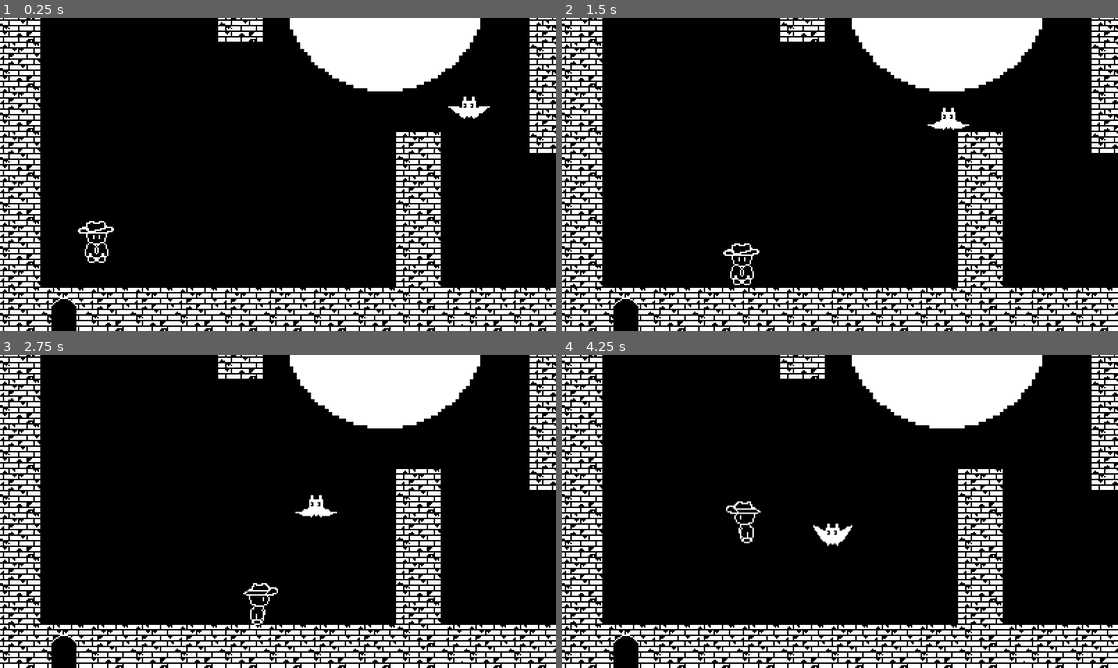
Above: before the commit, frames 1-4 (two rows, left to right).
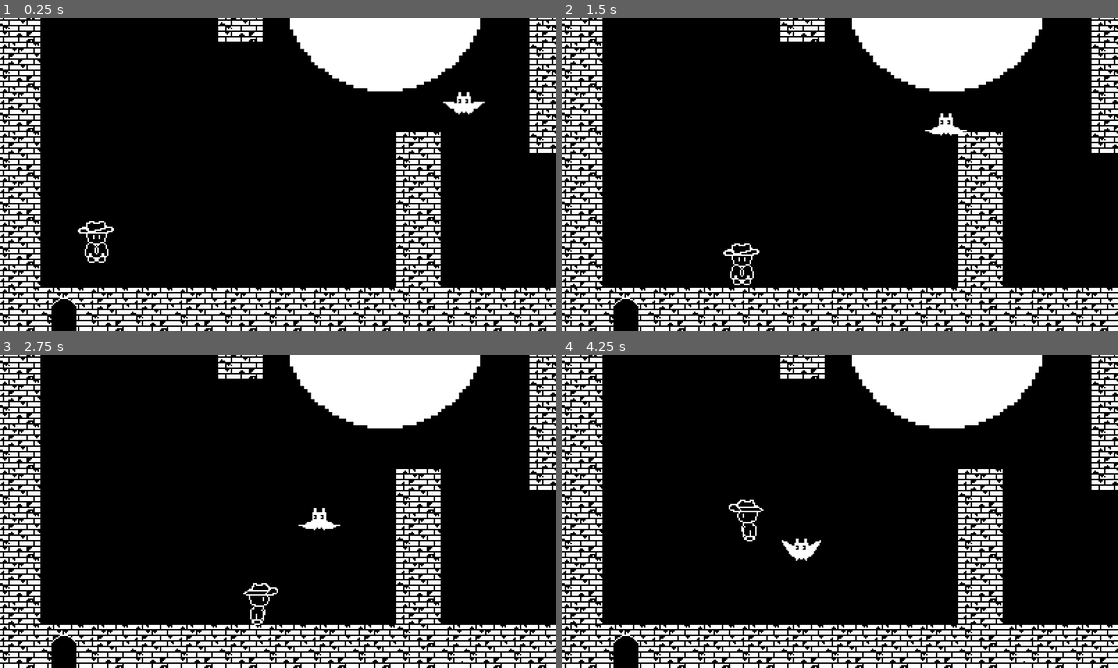
Above: after the commit, the same moments.

Repository: Tracychun13/twilight-tower
Game: Godot game, scene res://scenes/game_level_1.tscn
Two runs of this game, one before a commit and one after it. Both use one fixed random seed, a clock stepped at 60 frames per second and the inputs below.
Inputs:
- Up to frame 1 (0.25 s): no input
- Up to frame 2 (1.5 s): hold D (right) 0.53-1.28 s; hold K (attack) 0.53-1.28 s; hold S (down) from 1.28 s (still down); tap J (shield) at 1.35 s
- Up to frame 3 (2.75 s): release S (down) at 2.03 s; hold D (right) from 2.03 s (still down); hold K (attack) from 2.03 s (still down)
- Up to frame 4 (4.25 s): release D (right) at 2.78 s; release K (attack) at 2.78 s; hold W (up) 2.78-3.53 s; tap J (shield) at 2.85 s; hold A (left) from 3.53 s (still down); hold K (attack) from 3.53 s (still down)

The runs differ from the first frame. In frame 1, 0.3% of the frame differs, in the area x 79-89%, y 23-33%; in frame 2, 0.2%; in frame 3, 0.4%; in frame 4, 0.9%, in the area x 29-53%, y 46-66%.

Commit message:
changed the hitbox for the bat

Diff:
--- a/twilight-tower/scenes/bat.tscn
+++ b/twilight-tower/scenes/bat.tscn
@@ -53,6 +53,9 @@
 "speed": 10.0
 }]
 
+[sub_resource type="CircleShape2D" id="CircleShape2D_1qupw"]
+radius = 7.0
+
 [node name="Bat" type="CharacterBody2D"]
 collision_mask = 3
 motion_mode = 1
@@ -60,7 +63,6 @@
 script = ExtResource("1_w8dxn")
 
 [node name="AnimatedSprite2D" type="AnimatedSprite2D" parent="."]
-position = Vector2(1, -16)
 sprite_frames = SubResource("SpriteFrames_ddfov")
 animation = &"idle"
 autoplay = "idle"
@@ -69,11 +71,11 @@
 [node name="NavigationAgent2D" type="NavigationAgent2D" parent="."]
 target_desired_distance = 21.0
 
+[node name="CollisionShape2D" type="CollisionShape2D" parent="."]
+shape = SubResource("CircleShape2D_1qupw")
+
 [node name="Timer" type="Timer" parent="."]
 wait_time = 0.5
 autostart = true
 
-[node name="CollisionPolygon2D" type="CollisionPolygon2D" parent="."]
-polygon = PackedVector2Array(-10, -14, -5, -8, 8, -8, 12, -14, 16, -22, 15, -24, -13, -24, -14, -22)
-
 [connection signal="timeout" from="Timer" to="." method="_on_timer_timeout"]
--- a/twilight-tower/scenes/character.tscn
+++ b/twilight-tower/scenes/character.tscn
@@ -331,4 +331,4 @@
 [node name="CollisionPolygon2D" type="CollisionPolygon2D" parent="."]
 position = Vector2(4, -18)
 scale = Vector2(1, 1.14904)
-polygon = PackedVector2Array(-6, 11.3138, -7, 6.96234, -7, -1.74059, -12, -8.70293, -6, -13, -4, -14.795, 1, -14.795, 5, -14.795, 8, -12.1841, 13, -12.1841, 13, -7.83264, 9, -4.35146, 5, 0.870293, 4, 6.09205, 4, 8.70293, 2, 11.3138)
+polygon = PackedVector2Array(-6, 11.3138, -7, 6.96234, -7, -1.74059, -12, -8.70293, -6, -13, 1, -14.795, 5, -14.795, 8, -12.1841, 7, -4.35146, 5, 0.870293, 4, 6.09205, 4, 8.70293, 2, 11.3138)
--- a/twilight-tower/scenes/game_level_1.tscn
+++ b/twilight-tower/scenes/game_level_1.tscn
@@ -522,18 +522,21 @@
 limit_bottom = 185
 limit_smoothed = true
 
-[node name="light" parent="." instance=ExtResource("4_jcbiw")]
+[node name="light" parent="." node_paths=PackedStringArray("player", "bat", "ghost") instance=ExtResource("4_jcbiw")]
 position = Vector2(-23, -53)
 scale = Vector2(1.08, 1)
 collision_mask = 6
+player = NodePath("../Player")
+bat = NodePath("../Bat")
+ghost = NodePath("../Ghost")
 
 [node name="hole" parent="." instance=ExtResource("5_owri1")]
 position = Vector2(219, 109)
 
-[node name="Bat" parent="." instance=ExtResource("6_ucxug")]
-position = Vector2(48, 42)
-collision_layer = 5
+[node name="Bat" parent="." node_paths=PackedStringArray("player") instance=ExtResource("6_ucxug")]
+position = Vector2(45, 18)
 safe_margin = 2.0
+player = NodePath("../Player")
 
 [node name="Ghost" parent="." node_paths=PackedStringArray("player", "hole") instance=ExtResource("7_ybydf")]
 position = Vector2(193, 115)
@@ -542,12 +545,12 @@
 home = Vector2(220, 110)
 
 [node name="Next_Level" type="Area2D" parent="."]
-position = Vector2(48, 42)
+position = Vector2(47, 50)
 collision_mask = 2
 script = ExtResource("8_ss6lk")
 
 [node name="CollisionShape2D" type="CollisionShape2D" parent="Next_Level"]
-position = Vector2(193.5, -212.5)
+position = Vector2(194, -220)
 shape = SubResource("RectangleShape2D_gdh20")
 
 [node name="BackgroundScore" parent="." instance=ExtResource("9_mmbuv")]
--- a/twilight-tower/scenes/ghost.tscn
+++ b/twilight-tower/scenes/ghost.tscn
@@ -36,11 +36,12 @@
 frame_progress = 0.309421
 
 [node name="Area2D" type="Area2D" parent="."]
-collision_mask = 3
+collision_layer = 7
+collision_mask = 2
 
 [node name="CollisionPolygon2D" type="CollisionPolygon2D" parent="Area2D"]
 z_as_relative = false
-polygon = PackedVector2Array(-9, -14, -9, -6, 11, -6, 11, -14, 10, -22, 6, -28, -4, -28, -8, -23)
+polygon = PackedVector2Array(-8, -14, -8, -6, 10, -6, 10, -14, 10, -22, 6, -28, -4, -28, -8, -23)
 
 [node name="Timer" type="Timer" parent="."]
 wait_time = 5.0
--- a/twilight-tower/scripts/bat.gd
+++ b/twilight-tower/scripts/bat.gd
@@ -3,17 +3,14 @@
 
 const SPEED = 50.0
 var health = 100.0
-@onready var player = $"../Player"
+@export var player: CharacterBody2D
 @onready var navigation_agent_enemy_1: NavigationAgent2D = $NavigationAgent2D
 @onready var timer = $Timer
 
-func _ready() -> void:
+func _physics_process(_delta: float) -> void:
 	find_hero()
-
-func _physics_process(_delta: float) -> void:
 	if navigation_agent_enemy_1.is_navigation_finished():
 		return
-		#find_hero()
 	var next_pos = navigation_agent_enemy_1.get_next_path_position()
 	var direction := global_position.direction_to(next_pos)
 
@@ -23,7 +20,5 @@
 func find_hero() -> void:
 	navigation_agent_enemy_1.target_position = player.global_position
 
-
-
 func _on_timer_timeout() -> void:
 	find_hero()
--- a/twilight-tower/scripts/character.gd
+++ b/twilight-tower/scripts/character.gd
@@ -3,7 +3,6 @@
 const SPEED = 80.0
 const ZERO_VEC = Vector2(0.0, 0.0)
 var is_attacking = false
-var is_in_light = false
 var can_attack = false
 var is_captured_by_ghost = false
 var health = 100;
--- a/twilight-tower/scripts/ghost.gd
+++ b/twilight-tower/scripts/ghost.gd
@@ -12,32 +12,27 @@
 func _ready() -> void:
 	set_process(true)
 
-
-
 func _process(delta: float) -> void:
 	if not is_waiting:
-		print("Moving to player")
 		var target_direction = (player.position-self.position).normalized()
 		if has_grabbed:
 			target_direction = (home-self.position).normalized()
 		velocity = target_direction*SPEED
 	else:
-		print("Moving back")
 		velocity = ((home-self.position).normalized()*HALF_SPEED)
 
 	self.translate(velocity*delta)
 
 func _on_timer_timeout() -> void:
-	print("timeout")
-	is_waiting = not is_waiting
-
-
+	if is_waiting and randf() > 0.4:
+		is_waiting = false
+	elif not is_waiting:
+		is_waiting = true
 
 func _on_area_2d_body_entered(body: Node2D) -> void:
 	if body == player:
 		player.is_captured_by_ghost = true
 
-
 func _on_area_2d_body_exited(body: Node2D) -> void:
 	if body == player:
 		player.is_captured_by_ghost = false
--- a/twilight-tower/scripts/light_area.gd
+++ b/twilight-tower/scripts/light_area.gd
@@ -1,23 +1,22 @@
 extends Area2D
 
-@onready var player = $"../Player"
-@onready var bat = $"../Bat"
+@export var player: CharacterBody2D
+@export var bat: CharacterBody2D
+@export var ghost: Node2D
+
 func _on_body_exited(body: Node2D) -> void:
-	# TODO add invert player color
 	if body == player:
 		player.toggle_can_attack()
-		player.is_in_light = false
 		player.modulate = Color(1 - player.modulate.r, 1 - player.modulate.g, 1 - player.modulate.b, player.modulate.a)
 	if body == bat:
 		bat.modulate = Color(1 - bat.modulate.r, 1 - bat.modulate.g, 1 - bat.modulate.b, bat.modulate.a)
 
-		#bat.modulate = Color.WHITE
-
 func _on_body_entered(body: Node2D) -> void:
 	if body == player:
-		player.is_in_light = true
 		player.toggle_can_attack()
 		player.modulate = Color(1 - player.modulate.r, 1 - player.modulate.g, 1 - player.modulate.b, player.modulate.a)
 	if body == bat:
 		bat.modulate = Color(1 - bat.modulate.r, 1 - bat.modulate.g, 1 - bat.modulate.b, bat.modulate.a)
-		#bat.texture = load("res://assets/ghost_assets/ghost.png")
+	if body == ghost:
+		print("ghost entered")
+		ghost.is_waiting = true
Not shown: 1 places in twilight-tower/scenes/bat.tscn that only renumber resources
